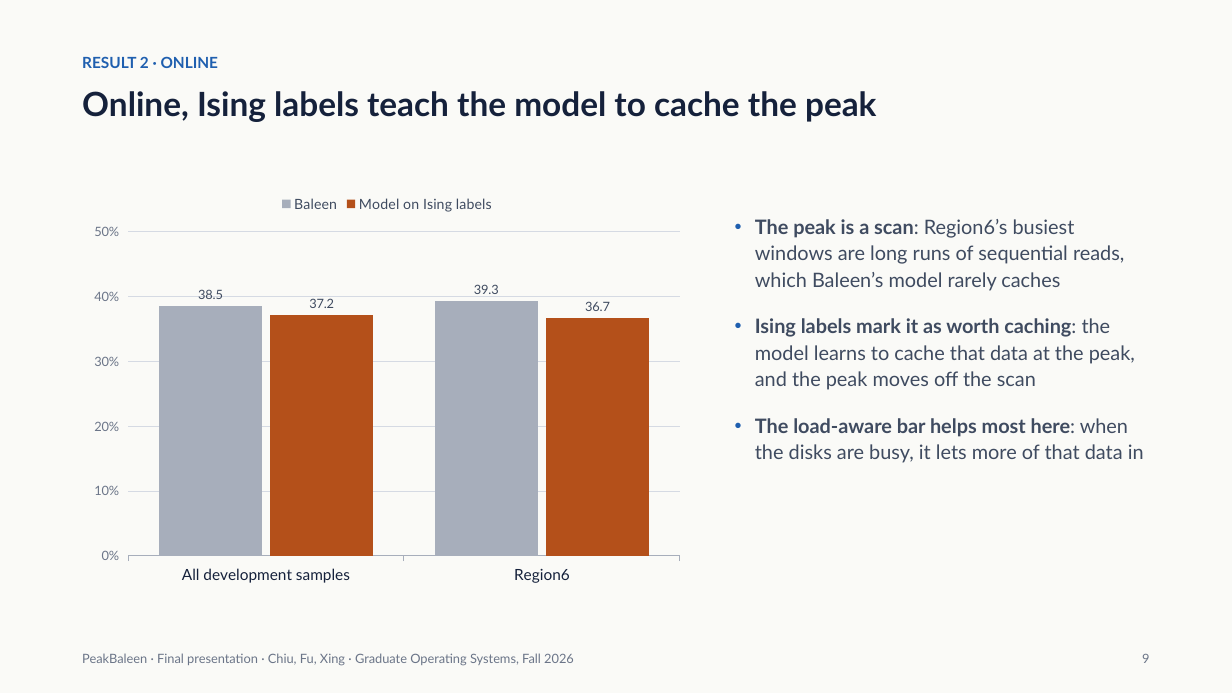
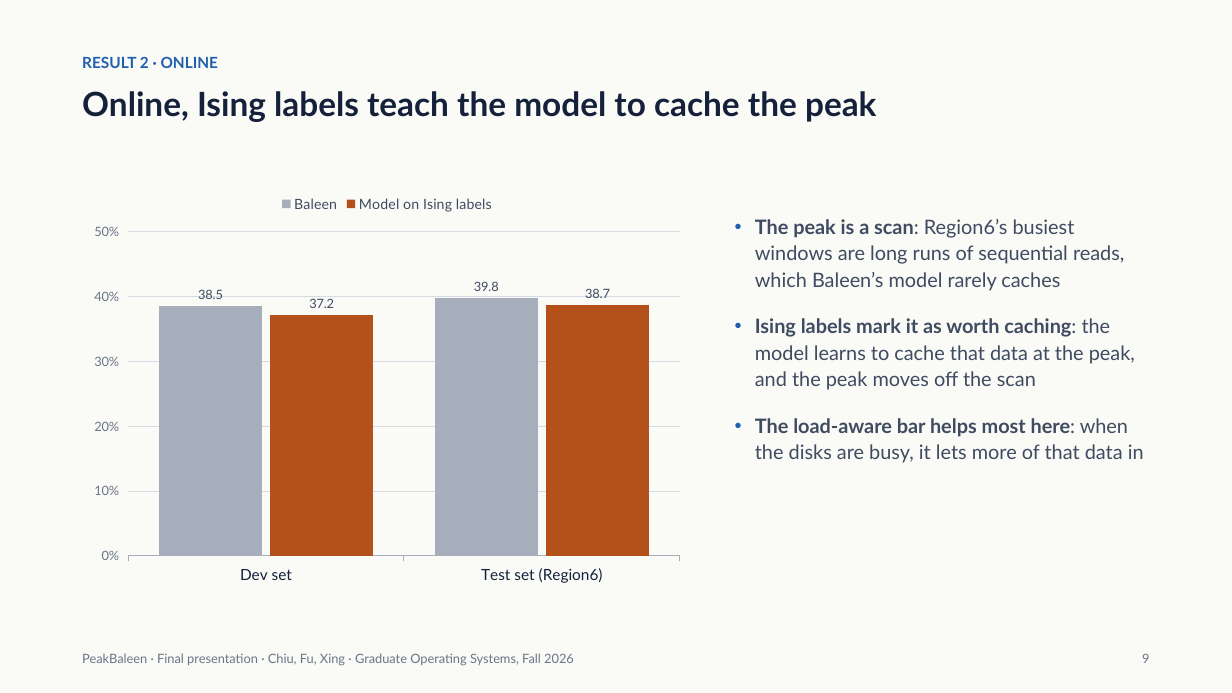
Before and after one commit to xingsixue123/OS_final_project, a slide deck: slide 9 of changes/6_final/PeakBaleen_Final_v3.pptx. Drawn at 1232x693 pixels with LibreOffice and Linux fonts; fonts in the diff are those of the drawing. Boxes give left, top, right and bottom in pixels: in the first picture for what was removed or moved away, otherwise in the second. Text is boxed around its words. In the diff, an @@ line names an element or a change of style, - is before the commit and + after.

```diff
--- a/changes/6_final/PeakBaleen_Final_v3.pptx
+++ b/changes/6_final/PeakBaleen_Final_v3.pptx
@@ column chart at (x1=82, y1=185, x2=692, y2=592) @@
-categories: All development samples, Region6
+categories: Dev set, Test set (Region6)
-Baleen: 38.5, 39.3
+Baleen: 38.5, 39.8
-Model on Ising labels: 37.2, 36.7
+Model on Ising labels: 37.2, 38.7
```
Also in this commit, not shown: 7 other files.
